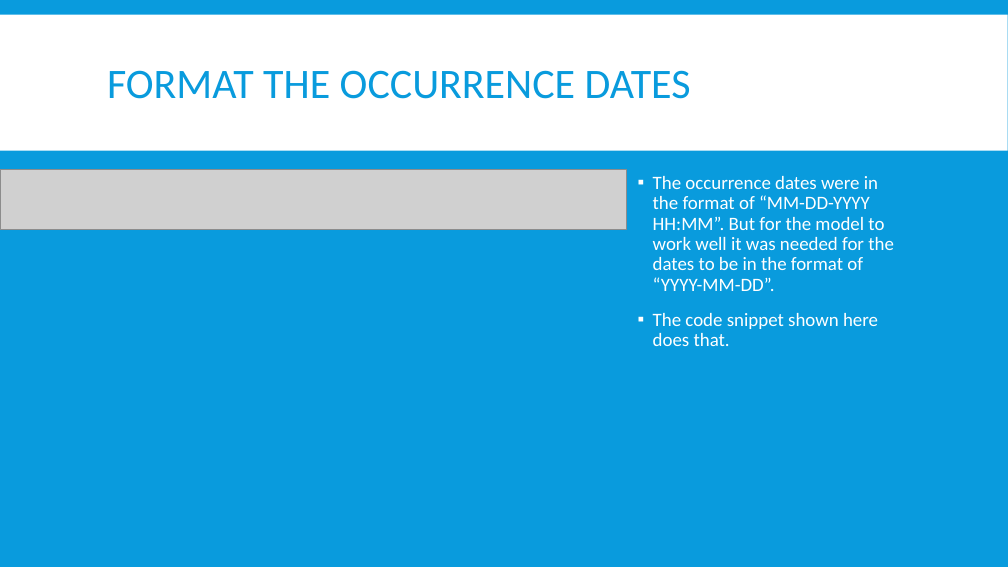
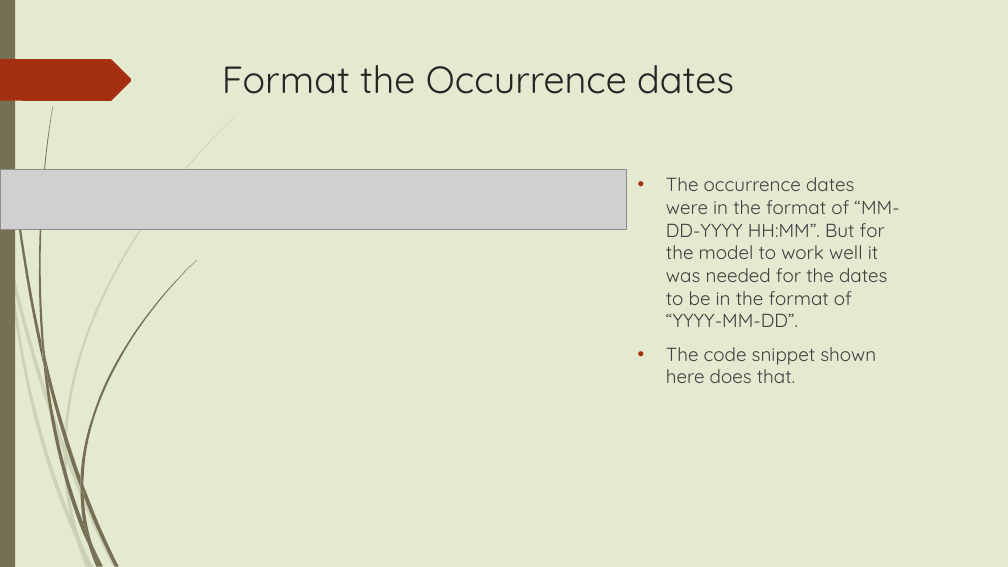
Before and after one commit to mitresh95/ImpactOfCrimeOnHousing, a slide deck: slide 8 of Presentation.pptx. Drawn at 1008x567 pixels with LibreOffice and Linux fonts; fonts in the diff are those of the drawing; grey boxes stand for pictures. Boxes give left, top, right and bottom in pixels: in the first picture for what was removed or moved away, otherwise in the second. Text is boxed around its words. In the diff, an @@ line names an element or a change of style, - is before the commit and + after.

```diff
--- a/Presentation.pptx
+++ b/Presentation.pptx
@@ background #099BDD to #E3EACF @@
@@ rectangle removed at [0, 14, 1008, 150] @@
@@ rectangle added at [0, 0, 15, 567], fill #766F54 @@
@@ freeform shape added at [0, 59, 132, 101], fill #A53010 @@
@@ title "Format the Occurrence dates" at [222, 65, 734, 94]: vertical alignment middle to top @@
@@ title at [222, 65, 734, 94]: text changed; size 40 to 36 pt; font Calibri to Quicksand; text colour #099BDD to #262626 @@
-FORMAT THE OCCURRENCE DATES
+Format the Occurrence dates
@@ text "The occurrence dates were in ..." at [666, 177, 899, 383]: font Calibri to Quicksand, text colour #FFFFFF to #404040; bullet ▪ to •; line spacing 0.9 to 1; less space between paragraphs; bullet colour #FFFFFF to #A53010 @@
@@ group added at [0, 116, 236, 567]: 10 freeform shapes @@
@@ group added at [2, 0, 197, 567]: 12 freeform shapes @@
```
Also in this commit, not shown: 15 other slides changed.
